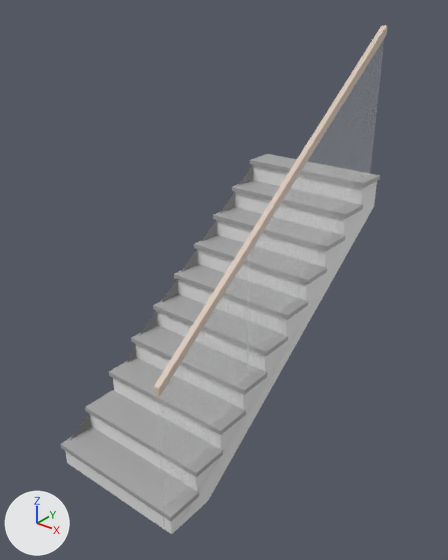
Renders of the glTF model homeos/frontend/public/static/3d-studio/models/floating-stairs.glb from each side of a commit.
Camera for both pictures: a 50 mm camera at (2.31, -2.93, 2.86) aimed at (0.04, -0.09, 1.1). Lighting does not change. The marker at lower left points along +X, +Y and +Z. The picture after the commit comes second.

Script lines for the objects in view, before the commit:
```python
mat_sacfdsa001_1 = principled_material('sacfdsa001_1')
mat_sacfdsa001_1.base_color = (0.973, 0.98, 0.976)  # white #fcfdfc
mat_sacfdsa001_1.alpha = 0.102
mat_sacfdsa004 = principled_material('sacfdsa004')
mat_sacfdsa004.base_color = (0.788, 0.788, 0.788)  # white #e6e6e6
mat_sacfdsa010 = principled_material('sacfdsa010')
mat_sacfdsa010.base_color = (0.686, 0.565, 0.471)  # pale yellow #d8c6b7
me_mesh_3 = bpy.data.meshes.new('Mesh_3')
me_mesh_3.from_pydata(...)  # 46 vertices, 88 faces; spans x -0.47..0.47, y -1.11..1.12, z 0.0..1.57
me_mesh_3.materials.append(mat_sacfdsa004)  # white #e6e6e6
me_mesh_4 = bpy.data.meshes.new('Mesh_4')
me_mesh_4.from_pydata(...)  # 80 vertices, 120 faces; spans x -0.49..0.49, y -1.12..1.12, z 0.13..1.6
me_mesh_4.materials.append(mat_b_1)  # grey #a7a7a7
me_mesh_5 = bpy.data.meshes.new('Mesh_5')
me_mesh_5.from_pydata(...)  # 16 vertices, 28 faces; spans x 0.39..0.43, y -1.11..1.11, z 0.94..2.59
me_mesh_5.materials.append(mat_sacfdsa010)  # pale yellow #d8c6b7
me_mesh_6 = bpy.data.meshes.new('Mesh_6')
me_mesh_6.from_pydata(...)  # 25 vertices, 38 faces; spans x 0.41..0.42, y -1.11..1.11, z 0.0..2.55
me_mesh_6.materials.append(mat_sacfdsa001_1)  # white #fcfdfc
ob_original_lower_stair_body = bpy.data.objects.new('Original lower stair body', me_mesh_3)
ob_original_lower_stair_body.location = (0.0, 0.0, 0.0)
ob_original_lower_treads = bpy.data.objects.new('Original lower treads', me_mesh_4)
ob_original_lower_treads.location = (0.0, 0.0, 0.0)
ob_original_outer_glass = bpy.data.objects.new('Original outer glass', me_mesh_6)
ob_original_outer_glass.location = (0.0, 0.0, 0.0)
ob_original_outer_handrail = bpy.data.objects.new('Original outer handrail', me_mesh_5)
ob_original_outer_handrail.location = (0.0, 0.0, 0.0)
```
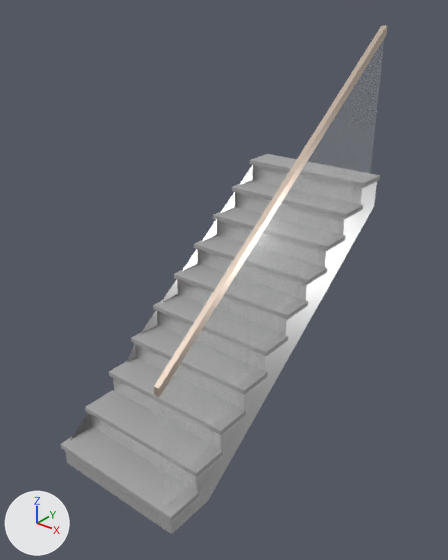
Pixel boxes [x1, y1, x2, y2] of what changed, in the pictures (448 x 560 px):
'Original lower stair body', surface changed
    both: [65, 165, 377, 534]
'Original outer handrail', surface changed
    both: [154, 25, 388, 397]

The change, as a list of edits to the scene's bpy script:
```text
Change mat_sacfdsa004:
    mat_sacfdsa004.metallic: 0.0 -> 0.72
    mat_sacfdsa004.roughness: 0.5 -> 0.32
Change mat_sacfdsa010:
    mat_sacfdsa010.metallic: 0.0 -> 0.72
    mat_sacfdsa010.roughness: 0.5 -> 0.32
Change mat_sacfdsa001_1:
    mat_sacfdsa001_1.roughness: 0.5 -> 0.14
```
